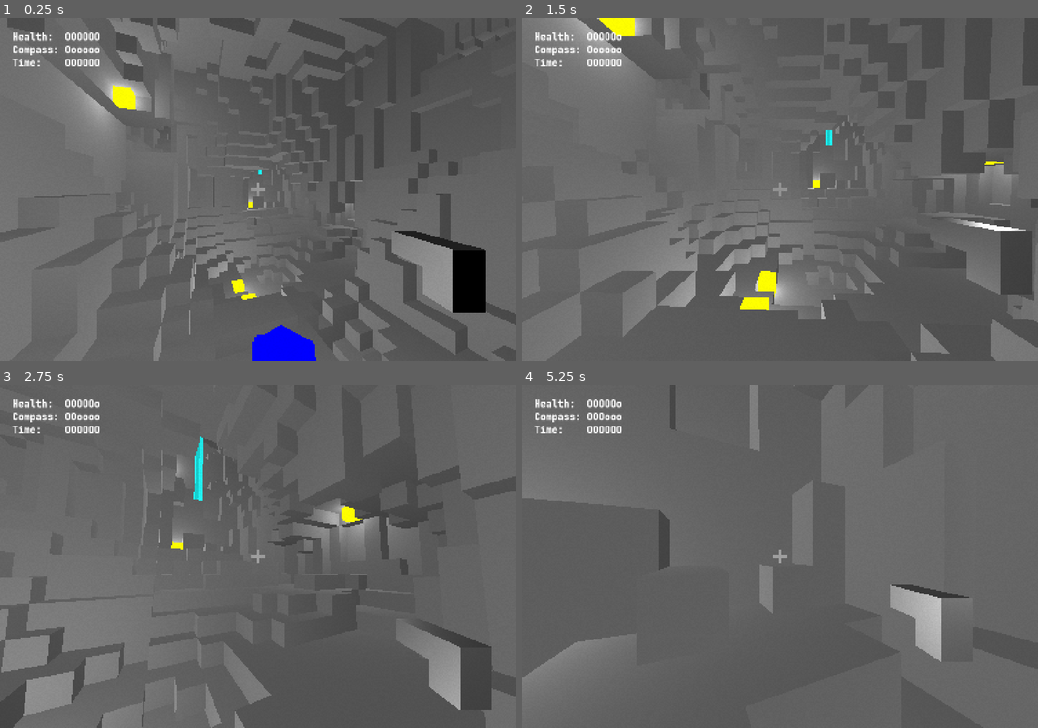
Above: before the commit, frames 1-4 (two rows, left to right).
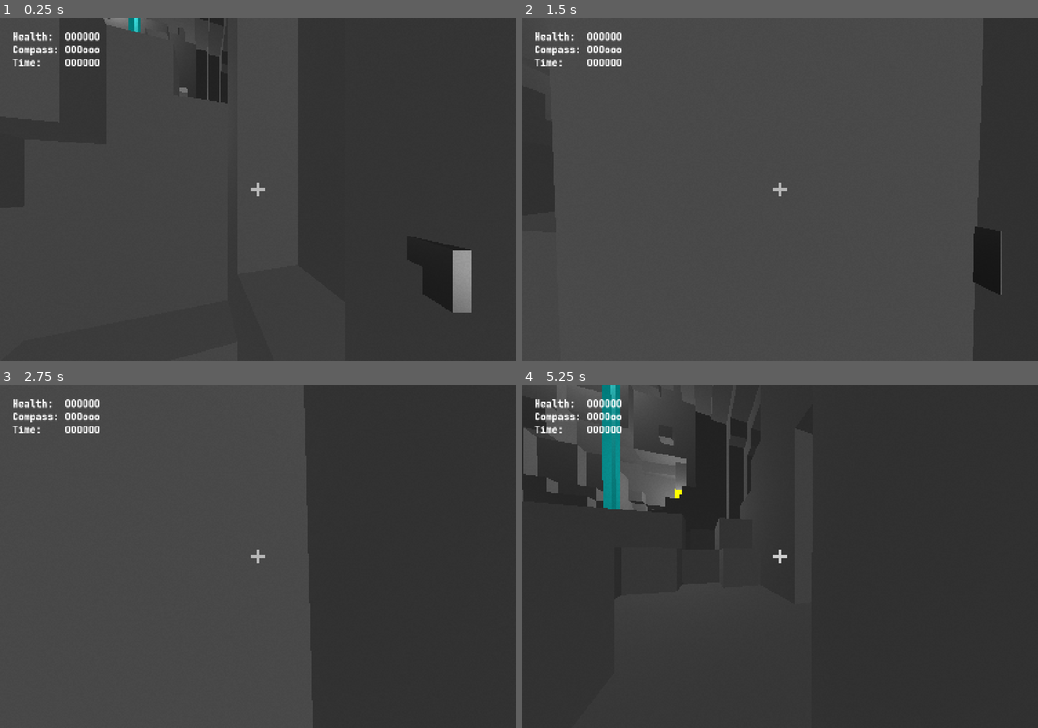
Above: after the commit, the same moments.

Repository: RoquefortCheese/AOU
Game: Godot game, scene res://main.tscn
Two runs of this game, one before a commit and one after it. Both use one fixed random seed, a clock stepped at 60 frames per second and the inputs below. The engine's default icon, where the game draws it, is replaced by a stand-in: a white triangle on a blue panel in a dark square.
Inputs (mouse positions are in pixels of both pictures, inside the frame that each line leads up to):
- Up to frame 1 (0.25 s): no input
- Up to frame 2 (1.5 s): tap Enter at 0.5 s; move the mouse to (805, 189) at 0.52 s; hold Up (forward) from 0.53 s (still down); click (805, 189) at 0.6 s; tap Space (jump) at 0.77 s; move the mouse to (754, 189) at 1.27 s; right-click (754, 189) at 1.35 s
- Up to frame 3 (2.75 s): keep holding Up (forward); tap Space (jump) at 1.52 s; move the mouse to (268, 549) at 2.02 s; tap Alt at 2.1 s
- Up to frame 4 (5.25 s): keep holding Up (forward); move the mouse to (774, 563) at 2.77 s; tap Shift at 2.85 s; tap Space (jump) at 3.02, 3.77, 4.52 s; move the mouse to (816, 559) at 3.52 s; click (816, 559) at 3.6 s; move the mouse to (738, 553) at 4.27 s; right-click (738, 553) at 4.35 s; move the mouse to (785, 556) at 5.02 s; tap Alt at 5.1 s

The runs differ from the first frame. In frame 1, 82% of the frame differs, in the area x 0-100%, y 0-100%; in frame 2, 57%; in frame 3, 77%; in frame 4, 95%.

Commit message:
improved lightblock generation, primarily to fix overlighting in small chambers

Diff:
--- a/chamber.gd
+++ b/chamber.gd
@@ -174,7 +174,6 @@
 	add_child(door)
 
 func placelights():
-	var volumefactor = approxsidelen()
 	var nooks = []
 	for point in air:
 		var isnook = true
@@ -189,11 +188,13 @@
 				isnook = false
 		if isnook:
 			nooks.append(point)
+	var lightquant = min(32, ceil(approxsidelen() * 0.5))
+	print(lightquant)
 	var bestlighting = -INF
 	var besttry
 	for attempt in 32:
 		var lights = []
-		for i in 24:
+		for i in lightquant:
 			var point
 			while true:
 				point = dicechoose(nooks)
@@ -209,7 +210,7 @@
 			besttry = lights
 	for point in besttry:
 		var light = OmniLight3D.new()
-		light.omni_range = volumefactor * 2 ** dice.randf_range(-1, 1)
+		light.omni_range = approxsidelen() * 2 ** dice.randf_range(-1, 1)
 		light.light_energy = 4
 		light.position = point + Vector3.ONE / 2.
 		add_child(light)
